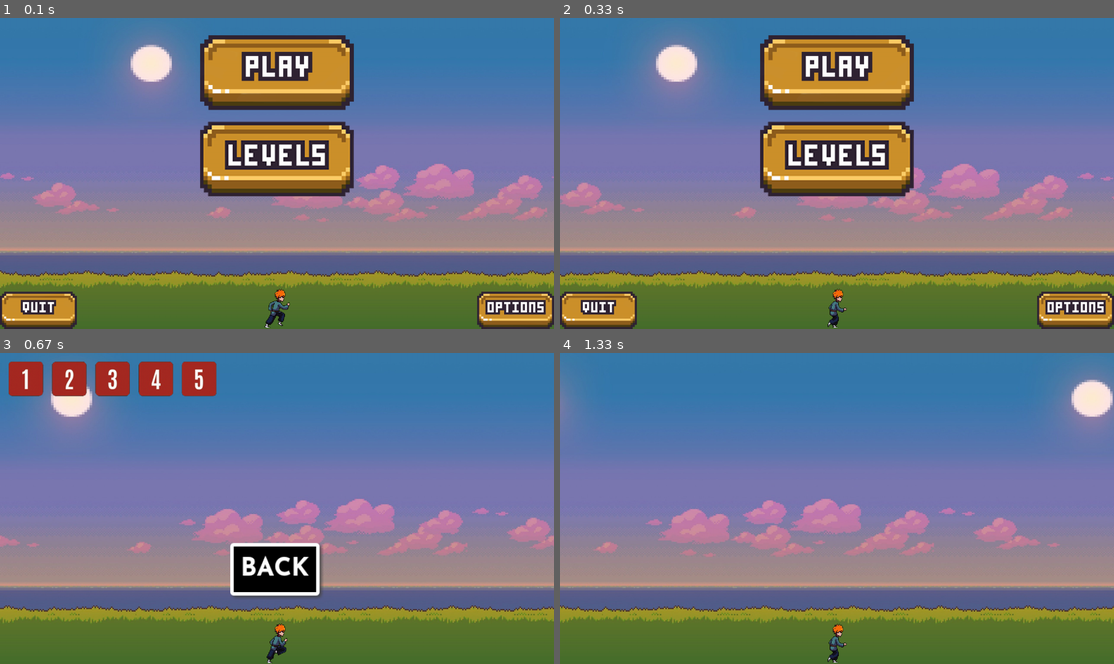
Above: before the commit, frames 1-4 (two rows, left to right).
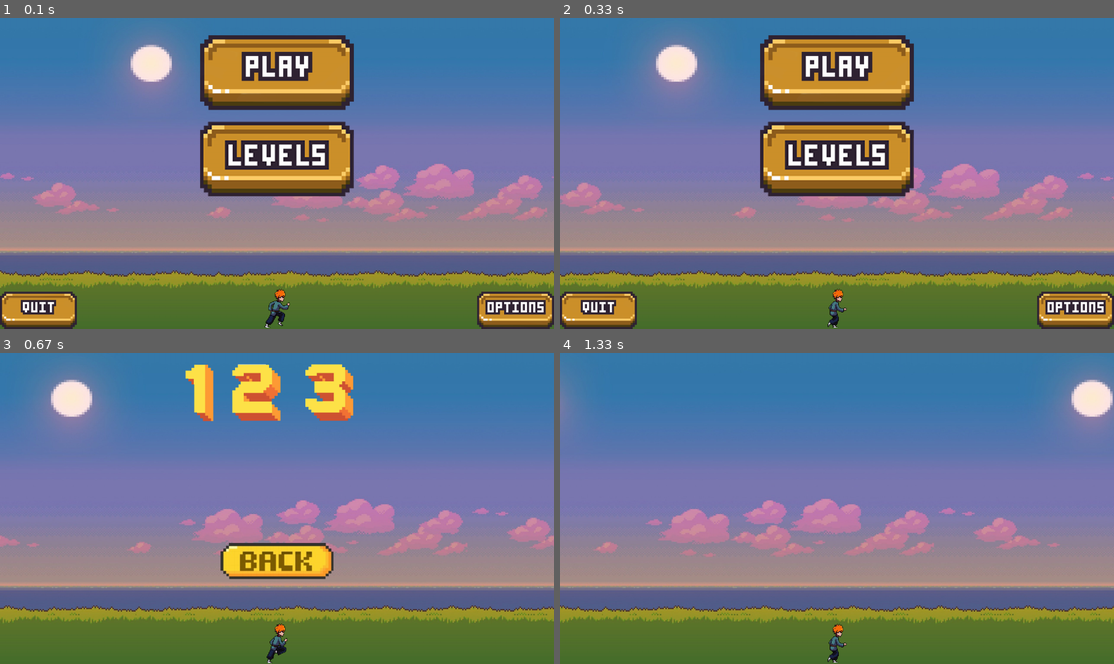
Above: after the commit, the same moments.

Repository: tluulw/pygame
Game: pygame game, started from main.py
The game is run twice, just before and just after one commit, with the same random seed, the same clock (stepped at 60 frames per second) and the same inputs.
Inputs (mouse positions are in pixels of both pictures, inside the frame that each line leads up to):
- Up to frame 1 (0.1 s): no input
- Up to frame 2 (0.33 s): no input
- Up to frame 3 (0.67 s): click (277, 492) at 0.38 s
- Up to frame 4 (1.33 s): click (837, 561) at 0.72 s; click (837, 405) at 1.22 s

Frames 1-2 are identical in both runs. In frame 3, 9.8% of the frame differs, in the area x 1-64%, y 2-79%; in frame 4, nothing differs.

Commit message:
menu(levels)

Diff:
--- a/menu.py
+++ b/menu.py
@@ -18,7 +18,8 @@
 
         self.levels_image = pygame.image.load('data/buttons/levels.png').convert_alpha()
         self.audio_image = pygame.image.load('data/buttons/play.png').convert_alpha()
-        self.back_image = pygame.image.load('data/buttons/back.png').convert_alpha()
+        self.back_image = pygame.image.load('data/buttons/back.png')
+        self.back_image.set_colorkey(self.back_image.get_at((0, 0)))
 
         self.play_button = button.Button(size[0] / 2 - 222, 50, self.play_image, 2)
         self.levels_button = button.Button(size[0] / 2 - 222, 300, self.levels_image, 2)
@@ -26,18 +27,19 @@
         self.quit_button = button.Button(0, size[1] - 108, self.quit_image, 1)
 
         self.audio_button = button.Button(size[0] / 2 - 222, 300, self.audio_image, 2)
-        self.back_button = button.Button(size[0] / 2 - 135, 550, self.back_image, 2)
+        self.back_button = button.Button(size[0] / 2 - 163, 550, self.back_image, 1)
 
-        self.lvl1_img = pygame.image.load("data/buttons/1a.png").convert_alpha()
-        self.lvl1_btn = button.Button(25, 25, self.lvl1_img, 1)
-        self.lvl2_img = pygame.image.load("data/buttons/2a.png").convert_alpha()
-        self.lvl2_btn = button.Button(150, 25, self.lvl2_img, 1)
-        self.lvl3_img = pygame.image.load("data/buttons/3a.png").convert_alpha()
-        self.lvl3_btn = button.Button(275, 25, self.lvl3_img, 1)
-        self.lvl4_img = pygame.image.load("data/buttons/4a.png").convert_alpha()
-        self.lvl4_btn = button.Button(400, 25, self.lvl4_img, 1)
-        self.lvl5_img = pygame.image.load("data/buttons/5a.png").convert_alpha()
-        self.lvl5_btn = button.Button(525, 25, self.lvl5_img, 1)
+        self.lvl1_img = pygame.image.load("data/buttons/1a.png")
+        self.lvl1_img.set_colorkey(self.lvl1_img.get_at((0, 0)))
+        self.lvl1_btn = button.Button(535, 25, self.lvl1_img, 0.75)
+
+        self.lvl2_img = pygame.image.load("data/buttons/2a.png")
+        self.lvl2_img.set_colorkey(self.lvl2_img.get_at((0, 0)))
+        self.lvl2_btn = button.Button(671, 25, self.lvl2_img, 0.75)
+
+        self.lvl3_img = pygame.image.load("data/buttons/3a.png")
+        self.lvl3_img.set_colorkey(self.lvl3_img.get_at((0, 0)))
+        self.lvl3_btn = button.Button(882, 25, self.lvl3_img, 0.75)
 
     def menu_rendering1(self):
         if self.play_button.draw(self.screen):
@@ -62,9 +64,5 @@
             return 'lvl2_btn'
         if self.lvl3_btn.draw(self.screen):
             return 'lvl3_btn'
-        if self.lvl4_btn.draw(self.screen):
-            return 'lvl4_btn'
-        if self.lvl5_btn.draw(self.screen):
-            return 'lvl5_btn'
         if self.back_button.draw(self.screen):
             return 101
Binary file changed: data/buttons/1a.png
Binary file changed: data/buttons/2a.png
Binary file changed: data/buttons/3a.png
Binary file removed: data/buttons/4a.png
Binary file removed: data/buttons/5a.png
Binary file changed: data/buttons/back.png
Binary file changed: game_data.db
